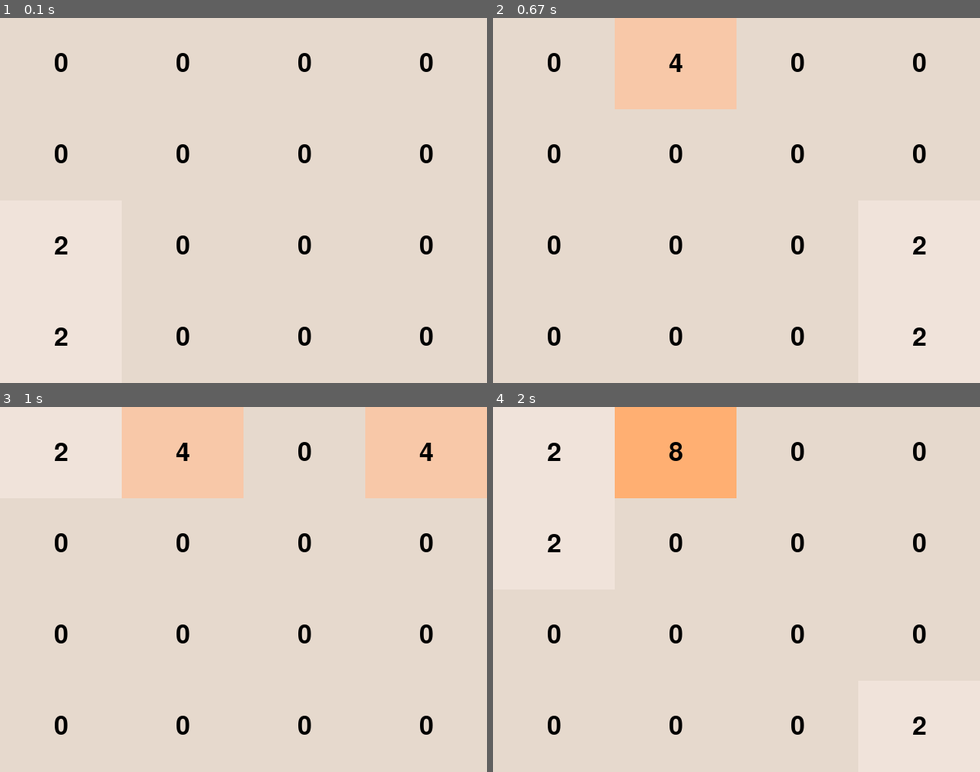
Above: before the commit, frames 1-4 (two rows, left to right).
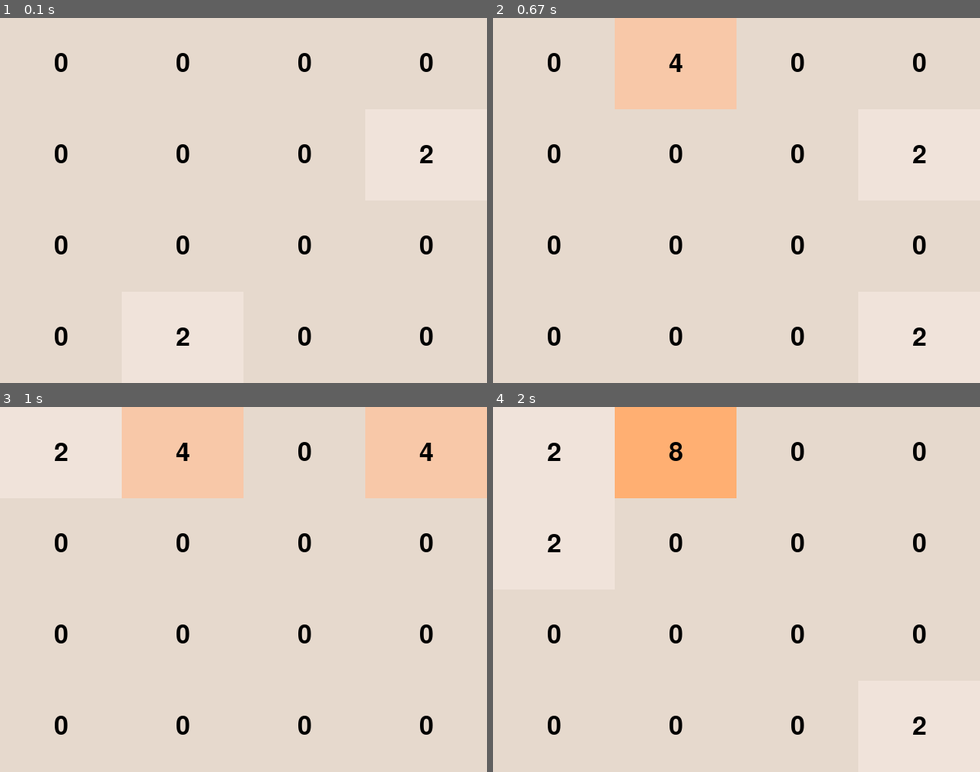
Above: after the commit, the same moments.

Repository: RavindraWiguna/2048-pygame
Game: pygame game, started from record_data.py
The game is run twice, just before and just after one commit, with the same random seed, the same clock (stepped at 60 frames per second) and the same inputs.
Inputs:
- Up to frame 1 (0.1 s): no input
- Up to frame 2 (0.67 s): hold Right from 0.33 s (still down)
- Up to frame 3 (1 s): release Right at 0.8 s; hold Up from 0.83 s (still down)
- Up to frame 4 (2 s): release Up at 1.13 s; hold Right 1.17-1.63 s; hold Left from 1.67 s (still down)

The runs differ from the first frame. In frame 1, 0.3% of the frame differs, in the area x 11-89%, y 34-90%; in frame 2, 0.1%; in frame 3, nothing differs; in frame 4, nothing differs.

Commit message:
update game, start position now random

Diff:
--- a/game2048/game.py
+++ b/game2048/game.py
@@ -6,7 +6,7 @@
     from .colorData import *
 except ImportError:
     from colorData import *
-from random import choice
+from random import choice, randint
 from math import sqrt
 #=========================================SETUP PHASE=====================
 # Initialize pygame
@@ -33,8 +33,16 @@
         self.unit_h = self.window_height//4
         self.Matrix = [0, 0, 0, 0,
                        0, 0, 0, 0,
-                       2, 0, 0, 0,
-                       2, 0, 0, 0]
+                       0, 0, 0, 0,
+                       0, 0, 0, 0]
+        # choose 2 random tile as starting 2
+        id1 = randint(0, 15)
+        id2 = id1
+        while(id2 ==id1):
+            id2 = randint(0, 15)
+        self.Matrix[id1] = 2
+        self.Matrix[id2] = 2
+
         self.is_pressed = False                 # For human player, so that it only move after not is pressed
         self.last_move = None                   # also for human player to check if we release the last button
         self.empty_tile = []                    # store all 0 in the matrix to spawn random '2' or '4'
